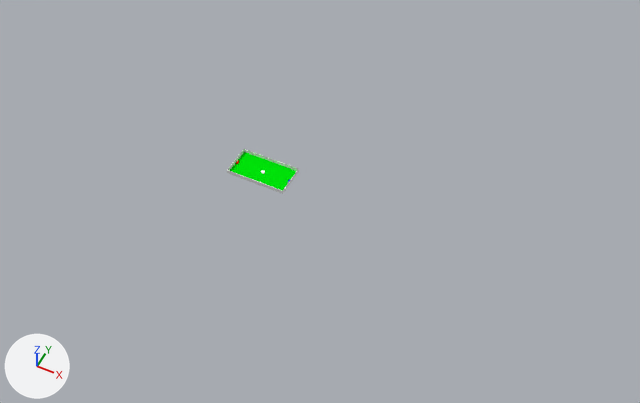
What one commit did to the Blender file View/game.blend.
Both versions are drawn from a 50 mm camera at (155.0, -250.0, 307.0) aimed at (29.0, 4.0, -10.0). The lights are fixed; the arrows at lower left show +X, +Y and +Z.

Names of what the first picture shows: 'Plane', 'WallLeft', 'WallRight', 'WallTop'.
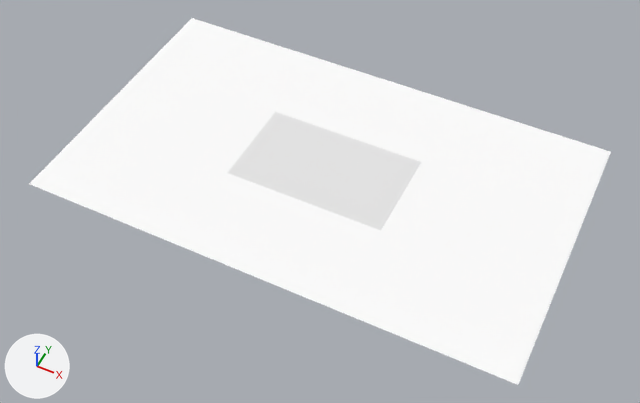
The newer file is also rescaled (x0.125), turned or shifted as a whole; pictures and numbers use the older file's frame.

What changed in the scene script:
```text
Change me_plane:
    where me_plane.from_pydata(...)  # 4 vertices, 1 face; spans x -1.0..1.0, y -1.0..1.0, z 0.0
    remove me_plane.materials.append(mat_material_004)  # green #00e70a
    add me_plane.materials.append(mat_material_006)  # white #e7e7e7
Add me_plane_001:
    me_plane_001.from_pydata([(-1.0, -1.0, 0.0), (1.0, -1.0, 0.0), (-1.0, 1.0, 0.0), (1.0, 1.0, 0.0)], [], [(0, 1, 3, 2)])
    me_plane_001.materials.append(mat_material_003)  # white #ffffff
Add me_plane_002:
    me_plane_002.from_pydata([(-1.0, -1.0, 0.0), (1.0, -1.0, 0.0), (-1.0, 1.0, 0.0), (1.0, 1.0, 0.0)], [], [(0, 1, 3, 2)])
    me_plane_002.materials.append(mat_material_007)  # white #e7e7e7
Add me_plane_003:
    me_plane_003.from_pydata([(-1.0, -1.0, 0.0), (1.0, -1.0, 0.0), (-1.0, 1.0, 0.0), (1.0, 1.0, 0.0)], [], [(0, 1, 3, 2)])
    me_plane_003.materials.append(mat_material_005)  # white #e7e7e7
Change ob_plane:
    ob_plane.location: (0.0, 0.0, 0.0) -> (25.0, 0.0, 0.0)
    ob_plane.scale: (15.0, 8.0, 8.0) -> (40.0, 8.0, 8.0)
Remove ob_wallleft:
    ob_wallleft = bpy.data.objects.new('WallLeft', me_cube_003)
    ob_wallleft.location = (0.0, 8.0, 1.0)
    ob_wallleft.scale = (15.0, 0.1, 1.0)
Remove ob_wallbottom:
    ob_wallbottom = bpy.data.objects.new('WallBottom', me_cube_007)
    ob_wallbottom.location = (-15.0, 0.0, 1.0)
    ob_wallbottom.rotation_euler = (0.0, 0.0, 1.571)  # degrees (0, 0, 90)
    ob_wallbottom.scale = (8.0, 0.1, 1.0)
Remove ob_wallright:
    ob_wallright = bpy.data.objects.new('WallRight', me_cube_008)
    ob_wallright.location = (0.0, -8.0, 1.0)
    ob_wallright.scale = (15.0, 0.1, 1.0)
Remove ob_walltop:
    ob_walltop = bpy.data.objects.new('WallTop', me_cube_009)
    ob_walltop.location = (15.0, 0.0, 1.0)
    ob_walltop.rotation_euler = (0.0, 0.0, 1.571)  # degrees (0, 0, 90)
    ob_walltop.scale = (8.0, 0.1, 1.0)
Add ob_mainmenusurface:
    ob_mainmenusurface = bpy.data.objects.new('MainMenuSurface', me_plane_001)
    ob_mainmenusurface.location = (25.0, 16.0, -0.1)
    ob_mainmenusurface.scale = (120.0, 72.0, 64.0)
Add ob_buttoncreategame:
    ob_buttoncreategame = bpy.data.objects.new('ButtonCreateGame', me_plane_002)
    ob_buttoncreategame.location = (25.0, 32.0, 0.0)
    ob_buttoncreategame.scale = (40.0, 8.0, 8.0)
Add ob_buttonconnecttogame:
    ob_buttonconnecttogame = bpy.data.objects.new('ButtonConnectToGame', me_plane_003)
    ob_buttonconnecttogame.location = (25.0, 16.0, 0.0)
    ob_buttonconnecttogame.scale = (40.0, 8.0, 8.0)
```

Location of each change, (x1, y1, x2, y2) in pixels of the pictures (640 x 403 px):
'MainMenuSurface', added
    after: (29, 18, 611, 385)
'Plane', recoloured, moved, rescaled (green to white, 147% wider, 98% taller)
    before: (229, 152, 296, 191)
    after: (228, 152, 395, 230)
'ButtonConnectToGame', added
    after: (244, 131, 408, 206)
'ButtonCreateGame', added
    after: (261, 112, 421, 184)
'WallRight', deleted
    before: (227, 170, 283, 194)
'WallLeft', deleted
    before: (244, 149, 299, 171)
'WallBottom', deleted
    before: (227, 149, 244, 170)
'WallTop', deleted
    before: (283, 169, 299, 193)
